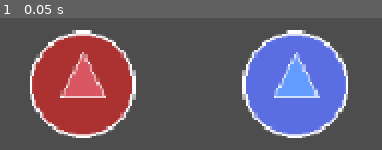
Above: before the commit, frame 1.
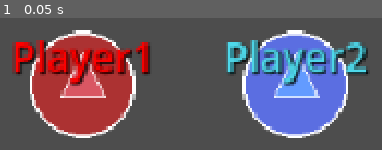
Above: after the commit, the same moment.

Repository: S2009-dev/animated-couscous
Game: Godot game, scene res://objects/scenes/players.tscn
The game is run twice, just before and just after one commit, with the same random seed, the same clock (stepped at 60 frames per second) and the same inputs. The project has no main scene, so this scene is started directly.
Inputs:
- Up to frame 1 (0.05 s): no input

The runs differ from the first frame. In frame 1, 12% of the frame differs, in the area x 3-97%, y 16-52%.

Commit message:
feat(players): :art: add text above each players to identify them

Diff:
--- a/objects/entities/players/player_1.tscn
+++ b/objects/entities/players/player_1.tscn
@@ -13,3 +13,18 @@
 
 [node name="CollisionShape2D" type="CollisionShape2D" parent="."]
 shape = SubResource("CircleShape2D_3spw0")
+
+[node name="Label" type="Label" parent="."]
+anchors_preset = 12
+anchor_top = 1.0
+anchor_right = 1.0
+anchor_bottom = 1.0
+offset_top = -33.0
+grow_horizontal = 2
+grow_vertical = 0
+theme_override_colors/font_color = Color(1, 0, 0, 1)
+theme_override_colors/font_shadow_color = Color(0, 0, 0, 1)
+theme_override_font_sizes/font_size = 24
+text = "Player1"
+horizontal_alignment = 1
+vertical_alignment = 1
--- a/objects/entities/players/player_2.tscn
+++ b/objects/entities/players/player_2.tscn
@@ -13,3 +13,18 @@
 
 [node name="CollisionShape2D" type="CollisionShape2D" parent="."]
 shape = SubResource("CircleShape2D_3spw0")
+
+[node name="Label" type="Label" parent="."]
+anchors_preset = 12
+anchor_top = 1.0
+anchor_right = 1.0
+anchor_bottom = 1.0
+offset_top = -34.0
+grow_horizontal = 2
+grow_vertical = 0
+theme_override_colors/font_color = Color(0.305882, 0.85098, 0.921569, 1)
+theme_override_colors/font_shadow_color = Color(0, 0, 0, 1)
+theme_override_font_sizes/font_size = 24
+text = "Player2"
+horizontal_alignment = 1
+vertical_alignment = 1
